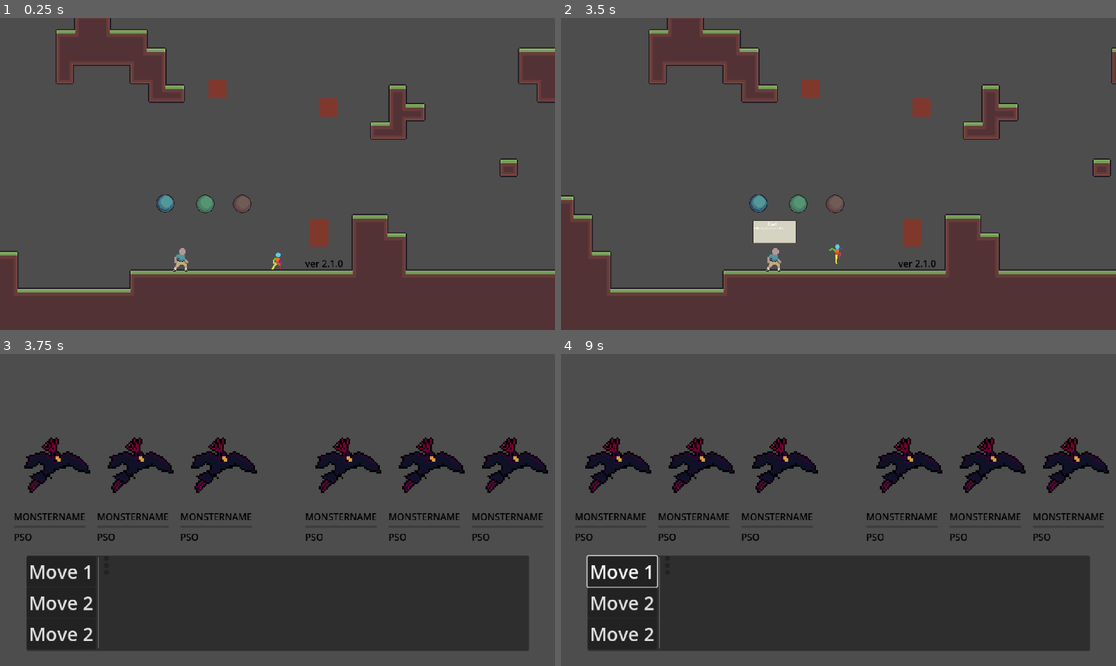
Above: before the commit, frames 1-4 (two rows, left to right).
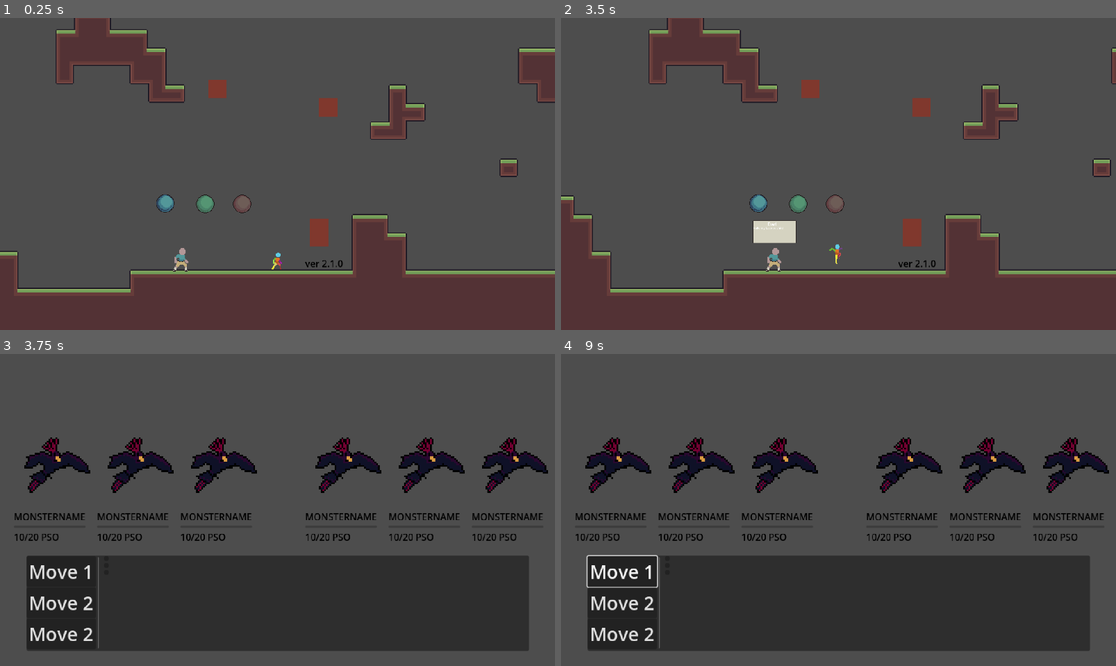
Above: after the commit, the same moments.

Repository: oliver6312/platforming
Game: Godot game, scene res://Scenes/MapAssests/Room/PrototypeLevel.tscn
The game is run twice, just before and just after one commit, with the same random seed, the same clock (stepped at 60 frames per second) and the same inputs.
Inputs (mouse positions are in pixels of both pictures, inside the frame that each line leads up to):
- Up to frame 1 (0.25 s): no input
- Up to frame 2 (3.5 s): tap Enter at 0.5 s; move the mouse to (960, 158) at 0.52 s; press the mouse at (960, 158) at 0.53 s; hold Right (ui_right) 0.53-2.03 s; tap Up (jump) at 0.77, 1.52, 3.02 s; move the mouse to (727, 189) at 1.27 s; release the mouse at (727, 189) at 1.28 s; tap C (challenge) at 1.35 s; move the mouse to (894, 105) at 2.02 s; hold Left (ui_left) 2.03-2.78 s; tap Space (dash) at 2.1 s; move the mouse to (810, 236) at 2.77 s; hold Right (ui_right) from 2.78 s (still down); click (810, 236) at 2.85 s
- Up to frame 3 (3.75 s): keep holding Right (ui_right); move the mouse to (444, 556) at 3.52 s; hold C (challenge) from 3.53 s (still down)
- Up to frame 4 (9 s): tap Up (jump) at 3.77 s; release Right (ui_right) at 4.25 s; release C (challenge) at 4.25 s; click "Move 1" at 4.25 s; click "Move 2" at 5 s; click "Move 2" at 5.75 s; click (666, 559) at 6.52 s; click (666, 566) at 7.27 s; click (666, 572) at 8.02 s; tap Space (dash) at 8.75, 8.85 s; move the mouse to (672, 463) at 8.77 s; hold Left (ui_left) from 8.78 s (still down)

Frames 1-2 are identical in both runs. In frame 3, 0.5% of the frame differs, in the area x 2-94%, y 57-60%; in frame 4, 0.5%.
Error after the commit: Parse Error: Could not resolve external class member "create_trainer". (res://Scripts/controller/game_runner.gd:31)

Commit message:
2.2.1
monster rendere modules now connect succesfully without crashing but still doesnt support multiple monsters

Diff:
--- a/Scenes/UI/MonsterRendererModule.tscn
+++ b/Scenes/UI/MonsterRendererModule.tscn
@@ -3,13 +3,14 @@
 [ext_resource type="Texture2D" uid="uid://ckswih0h3wnf1" path="res://Sprites/Monster/Shadecry.png" id="1_qs3yr"]
 [ext_resource type="Script" uid="uid://ctcp6pmjxkqn5" path="res://Scripts/UI/monster_renderer_module.gd" id="1_roei1"]
 
-[node name="MonsterRendererModule" type="HBoxContainer" unique_id=1756774041 node_paths=PackedStringArray("frame", "data_panel", "name_label", "hp_bar", "status_label", "sprite")]
+[node name="MonsterRendererModule" type="HBoxContainer" unique_id=1756774041 node_paths=PackedStringArray("frame", "data_panel", "name_label", "hp_label", "hp_bar", "status_label", "sprite")]
 offset_right = 160.0
 offset_bottom = 129.0
 script = ExtResource("1_roei1")
 frame = NodePath("Frame")
 data_panel = NodePath("MonsterData")
 name_label = NodePath("MonsterData/Name")
+hp_label = NodePath("MonsterData/SubHealthBar/Hp")
 hp_bar = NodePath("MonsterData/HealthBar")
 status_label = NodePath("MonsterData/SubHealthBar/Status")
 sprite = NodePath("Frame/Sprite")
@@ -37,6 +38,11 @@
 [node name="SubHealthBar" type="HBoxContainer" parent="MonsterData" unique_id=745248698]
 layout_mode = 2
 
+[node name="Hp" type="Label" parent="MonsterData/SubHealthBar" unique_id=1766514750]
+modulate = Color(0, 0, 0, 1)
+layout_mode = 2
+text = "10/20"
+
 [node name="Status" type="Label" parent="MonsterData/SubHealthBar" unique_id=173650029]
 layout_mode = 2
 theme_override_colors/font_color = Color(0, 0, 0, 1)
--- a/Scripts/Administration/battle_state.gd
+++ b/Scripts/Administration/battle_state.gd
@@ -1,7 +1,7 @@
 class_name BattleState
 
-#var player: Trainer
-#var opponent: Trainer
+var player: Trainer
+var opponent: Trainer
 var is_player_turn: bool
 
 #var player_monster: Monster:
--- a/Scripts/UI/monster_renderer_module.gd
+++ b/Scripts/UI/monster_renderer_module.gd
@@ -47,18 +47,16 @@
 		move_child(frame, 0 if is_player_monster else 1)
 		update()
 
-
-
 func update():
 	if bound_monster == null:
 		return
 
 	name_label.text = bound_monster.name.to_upper()
 	sprite.texture = bound_monster.image
-	status_label.text = bound_monster.get_condition_string()
+#	status_label.text = bound_monster.get_condition_string()
 	hp_bar.max_value = bound_monster.max_hp
-	hp_bar.value = bound_monster.hp
-	hp_label.text = "{hp}\\{max_hp}".format({"hp": bound_monster.hp, "max_hp": bound_monster.species.base_max_hp})
+	hp_bar.value = bound_monster.current_hp
+	hp_label.text = "{hp}\\{max_hp}".format({"hp": bound_monster.current_hp, "max_hp": bound_monster.species.base_max_hp})
 
 	return
 
--- a/Scripts/controller/game_runner.gd
+++ b/Scripts/controller/game_runner.gd
@@ -21,10 +21,14 @@
 	var species_clouddog = preload("res://content/species/Clouddog.tres")
 
 	var monster1 = MonsterController.create_monster(species_shadecry)
-	var monster2 = MonsterController.create_monster(species_clouddog, "Reggie")
-	var monster3 = MonsterController.create_monster(species_clouddog, "Steven")
+	var monster2 = MonsterController.create_monster(species_shadecry, "Reggie")
+	var monster3 = MonsterController.create_monster(species_shadecry, "Steven")
 
-#	game_state.player = TrainerController.create_trainer([monster1, monster3], true)
-#	game_state.opponent = TrainerController.create_trainer([monster2], false)
+	var monster4 = MonsterController.create_monster(species_clouddog)
+	var monster5 = MonsterController.create_monster(species_clouddog, "Evil Reggie")
+	var monster6 = MonsterController.create_monster(species_clouddog, "Evil Steven")
+
+	battle_state.player = TrainerController.create_trainer([monster1, monster2, monster3], true)
+	battle_state.opponent = TrainerController.create_trainer([monster4, monster5, monster6], false)
 
 	current_phase = PHASE.AWAIT_INPUT
--- a/Scripts/controller/trainer_controller.gd
+++ b/Scripts/controller/trainer_controller.gd
@@ -15,3 +15,10 @@
 	trainer.current_monster_index = monster_index
 
 	Events.on_monster_added_to_battle.emit(monster, trainer.is_player)
+
+func create_trainer(monsters: Array[Monster], is_player: bool) -> Trainer:
+	var trainer = Trainer.new()
+	trainer.is_player = is_player
+	trainer.monsters = monsters
+	add_trainer_monster_to_battle(trainer, 0)
+	return trainer
--- a/project.godot
+++ b/project.godot
@@ -20,6 +20,7 @@
 GameRunner="*uid://bwqnai2jfiv6r"
 GameManager="*uid://tbqneqrbl7oc"
 MonsterController="*uid://crynohul1ybah"
+TrainerController="*uid://dg44b17knlcv5"
 
 [display]
 
